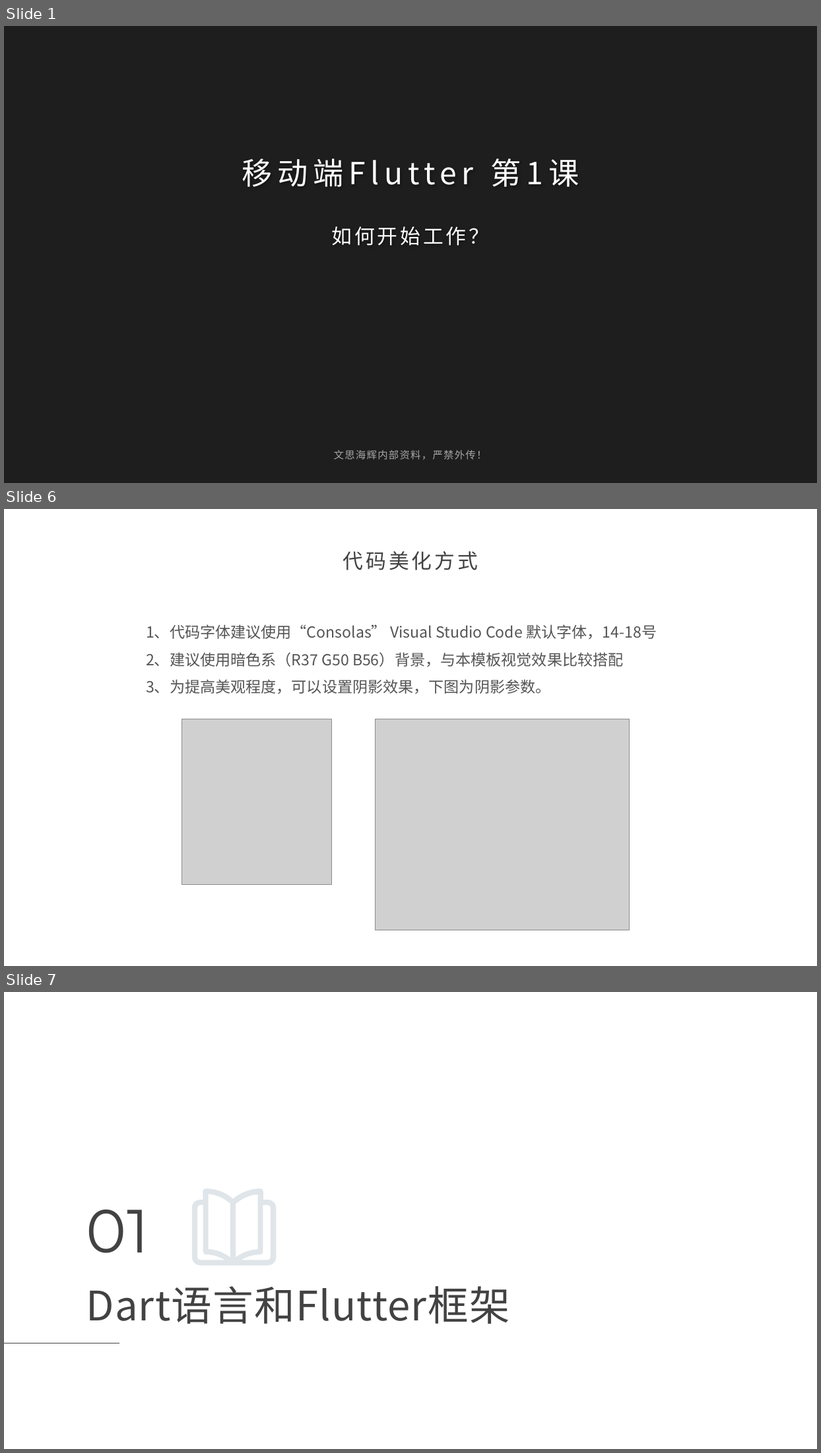
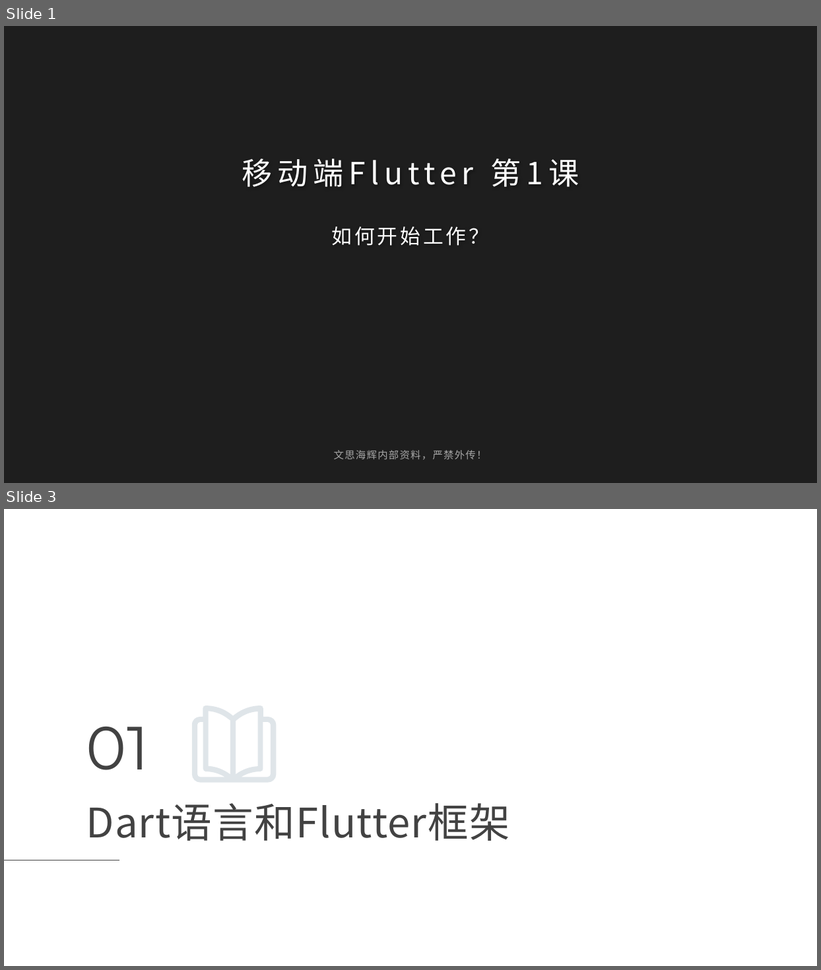
Before and after one commit to maosong-pactera/training, a slide deck: flutter/移动端Flutter_第1课_如何开始工作？.pptx. Shown one above the other, each under a label of ours: slides 1, 6 and 7 before the commit, slides 1 and 3 after it; the slides between them are not shown. The pictures are 821x1453 and 821x970 pixels, drawn with LibreOffice and Linux fonts; fonts in the diff are those of the drawing; grey boxes stand for pictures; background and template pictures are left out; a plain dark background stands for a picture behind light text. Boxes give left, top, right and bottom in pixels: in the first picture for what was removed or moved away, otherwise in the second. Text is boxed around its words. In the diff, an @@ line names an element or a change of style, - is before the commit and + after.

```diff
--- a/flutter/移动端Flutter_第1课_如何开始工作？.pptx
+++ b/flutter/移动端Flutter_第1课_如何开始工作？.pptx
@@ slide 6 removed at (4, 509, 817, 966), background picture (left out) @@
@@ title removed at (343, 551, 478, 570) @@
-代码美化方式
@@ text removed at (146, 625, 657, 694) @@
-1、代码字体建议使用“Consolas” Visual Studio Code 默认字体，14-18号
-2、建议使用暗色系（R37 G50 B56）背景，与本模板视觉效果比较搭配
-3、为提高美观程度，可以设置阴影效果，下图为阴影参数。
@@ picture removed at (182, 720, 331, 885) @@
@@ picture removed at (375, 720, 629, 931) @@
@@ what was slide 7 is now slide 3 @@
```
Also in this commit, not shown: 1 slide changed, 2 slides added, 5 other slides removed, 10 other files.
